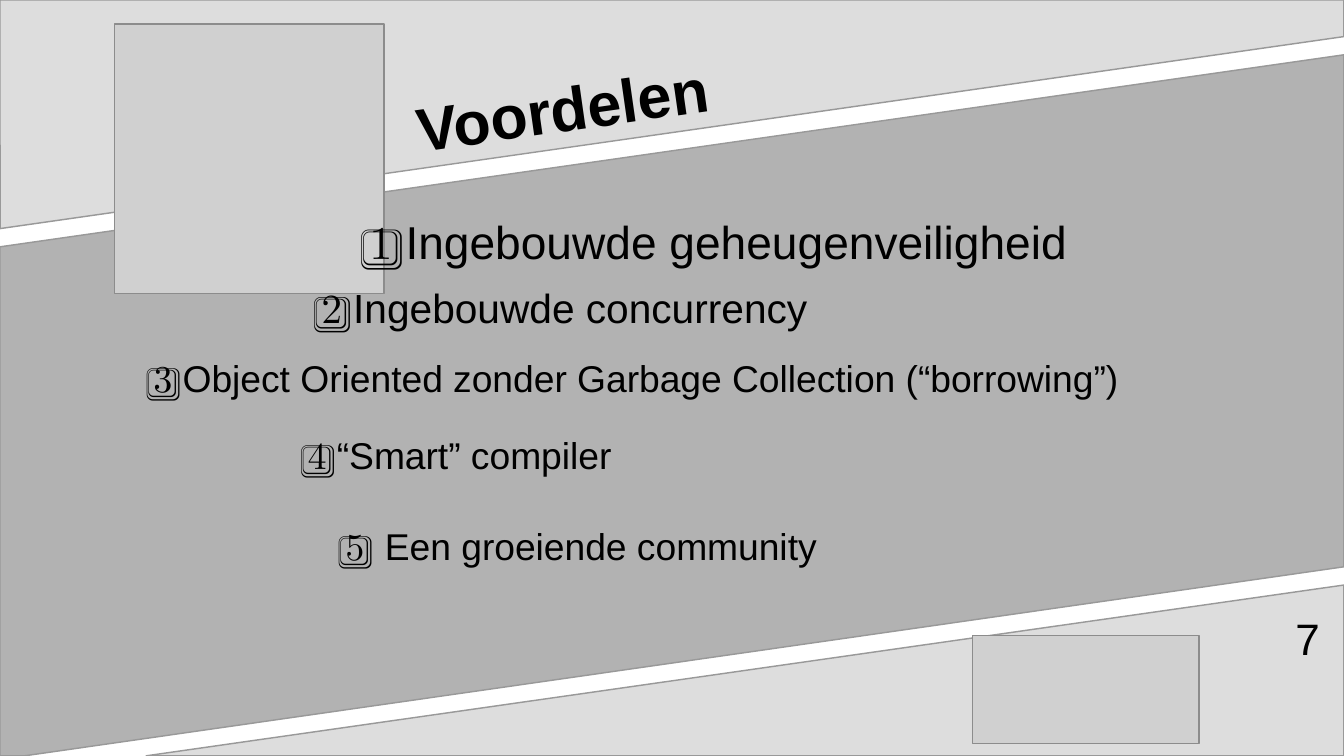
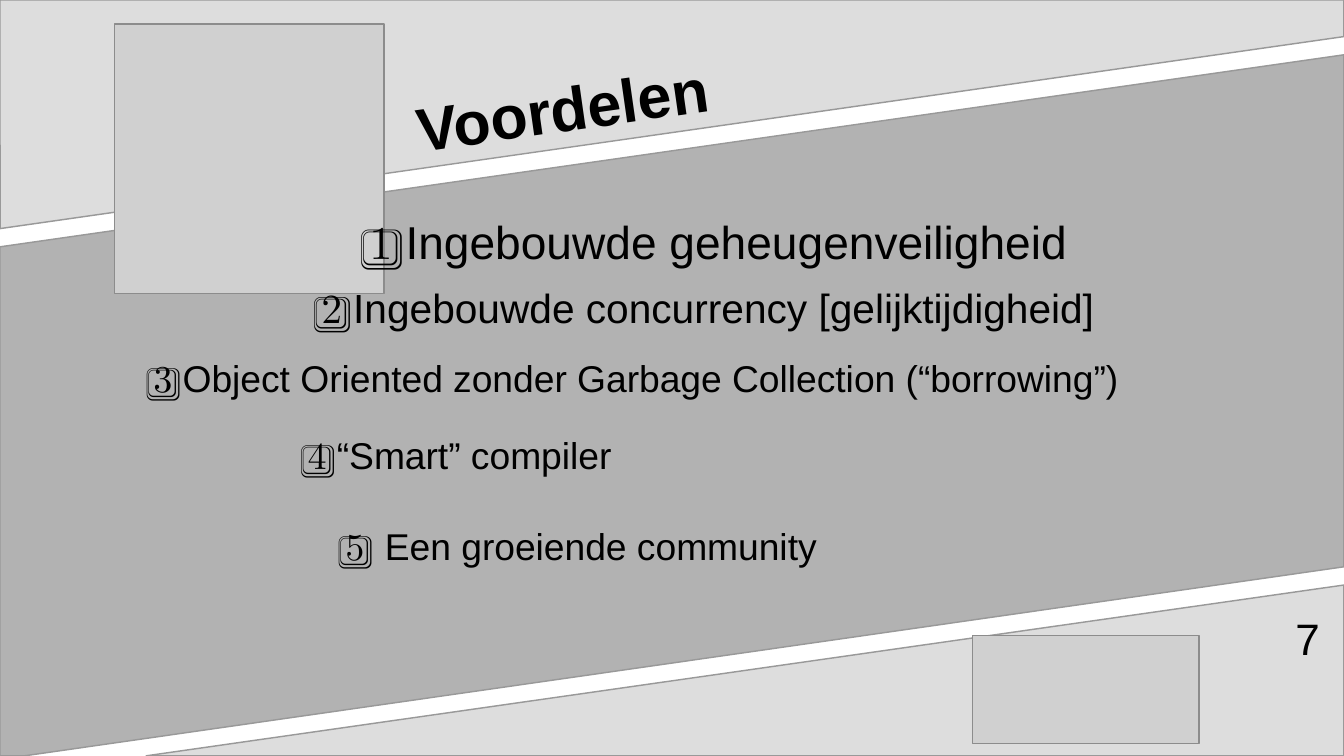
Before and after one commit to aventinesolutions/awsvsgcp-channel, a slide deck: slide 7 of ep002-Rust_in_Cloud_Native/ep002-Rust_in_Cloud_Native.odp. Drawn at 1344x756 pixels with LibreOffice and Linux fonts; fonts in the diff are those of the drawing; grey boxes stand for pictures. Boxes give left, top, right and bottom in pixels: in the first picture for what was removed or moved away, otherwise in the second. Text is boxed around its words. In the diff, an @@ line names an element or a change of style, - is before the commit and + after.

```diff
--- a/ep002-Rust_in_Cloud_Native/ep002-Rust_in_Cloud_Native.odp
+++ b/ep002-Rust_in_Cloud_Native/ep002-Rust_in_Cloud_Native.odp
@@ text at [322,293,1094,333]: text changed @@
-2️⃣ Ingebouwde concurrency
+2️⃣ Ingebouwde concurrency [gelijktijdigheid]
```
Also in this commit, not shown: 3 other slides changed, 1 other file.
